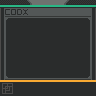
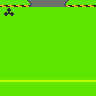
Before/after of a 96 x 96 layered artwork. What changed in the layer stack:
showed "chem.stamp" over [4, 8, 14, 16]
hid "CODX.stamp" over [5, 9, 28, 15]
showed "split.banner" over [29, 5, 67, 7]
showed "top.warning-strip" over [0, 5, 96, 7]
showed group "Layer Group" (5 layers) over [0, 0, 96, 96]
hid "bottom.default.banner" over [0, 80, 96, 82]
